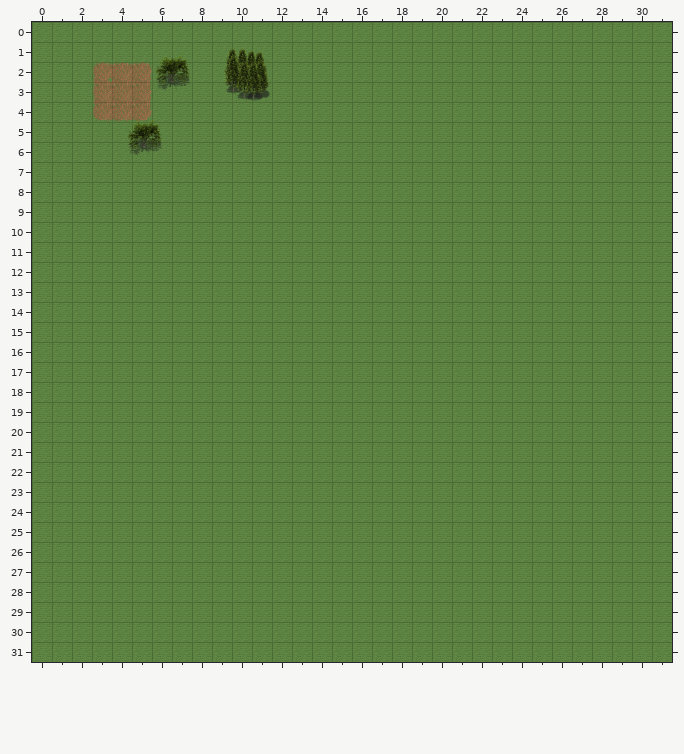
Tiled map, stored at res/maps/01-map.tmx. Above, as it was before the edit.
Cells are 48x48 px. Shown: x 0..31, y 0..31.
The same view after the edit:
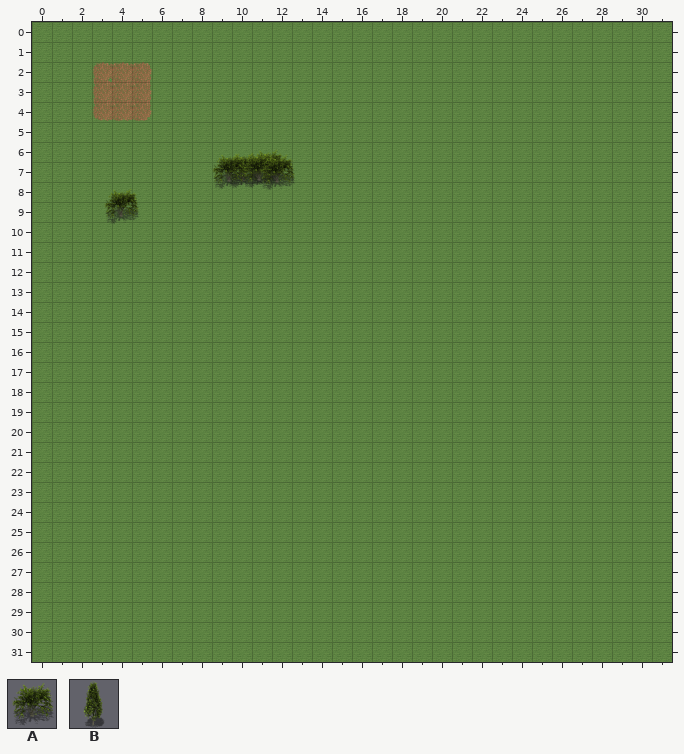
Key: from "trees": A 0, B 1.
Objects are placed by their top-left corner, in cells (3,4 is the top-left corner of cell 3,4); size is 1x1 cell unless given.
From old to new:
{"where": "layer \"objects/objects\""}
{"was": "A at 4.6,4.7 size 2x2", "now": "A at 10.3,6.4 size 2x2"}
{"was": "A at 6,1.5 size 2x2", "now": "A at 8.8,6.4 size 2x2"}
{"now": "A at 10.7,6.2 size 2x2"}
{"now": "A at 9.6,6.4 size 2x2"}
{"now": "A at 11.3,6.5 size 2x2"}
{"now": "A at 3.4,8.2 size 2x2"}
{"was": "B at 9.5,1.2 size 2x2"}
{"was": "B at 9,1.3 size 2x2"}
{"was": "B at 10,1.3 size 2x2"}
{"was": "B at 10.4,1.4 size 2x2"}
{"was": "B at 9.1,1.6 size 2x2"}
{"was": "B at 10.4,1.9 size 2x2"}
{"was": "B at 9.7,1.9 size 2x2"}
{"was": "B at 10.1,2 size 2x2"}
{"label":"removed","picture_box":[224,49,270,101]}
{"label":"old place","picture_box":[155,54,190,90]}
{"label":"old place","picture_box":[128,119,162,155]}
{"label":"changed","picture_box":[212,149,295,190]}
{"label":"added","picture_box":[104,188,139,224]}
